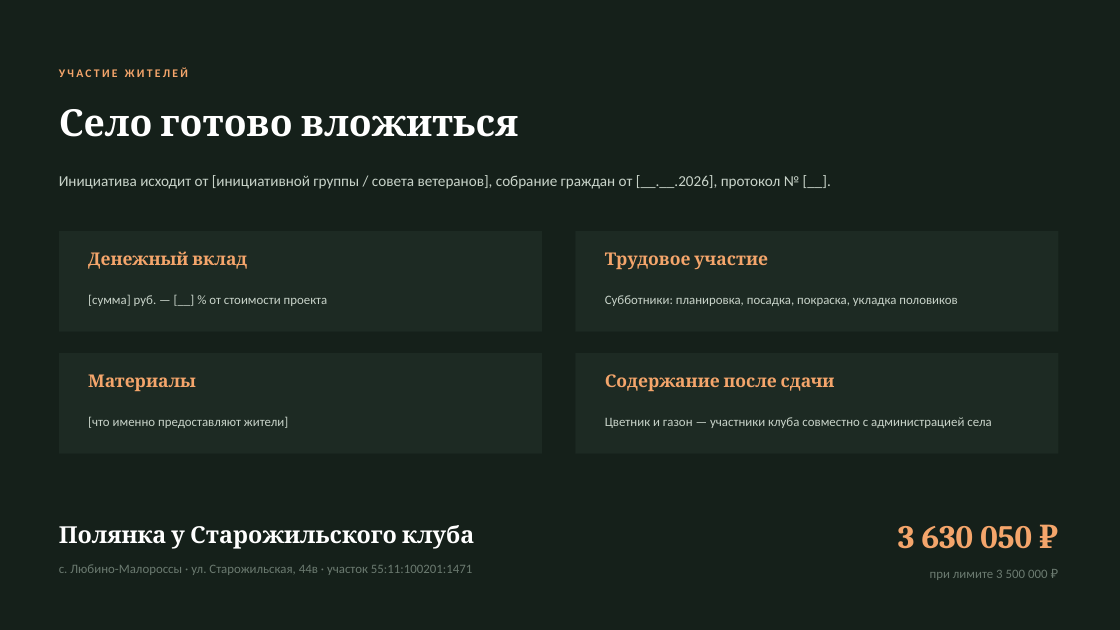
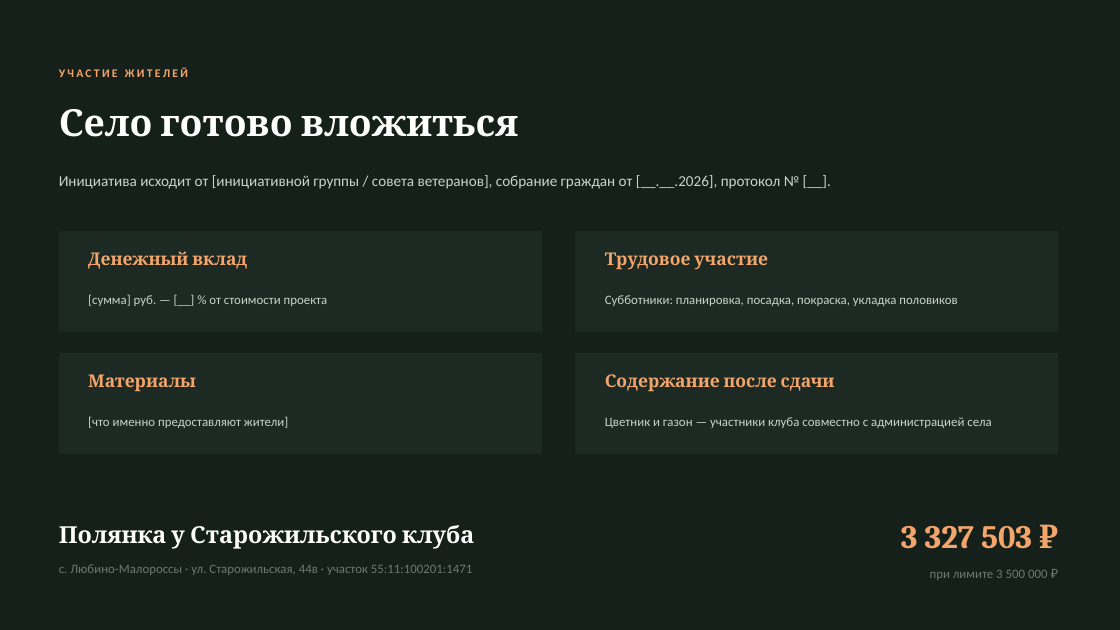
Before and after one commit to hobuchenie11-create/my-project, a slide deck: slide 12 of polyanka-prezentaciya.pptx. Drawn at 1120x630 pixels with LibreOffice and Linux fonts; fonts in the diff are those of the drawing; background and template pictures are left out. Boxes give left, top, right and bottom in pixels: in the first picture for what was removed or moved away, otherwise in the second. Text is boxed around its words. In the diff, an @@ line names an element or a change of style, - is before the commit and + after.

```diff
--- a/polyanka-prezentaciya.pptx
+++ b/polyanka-prezentaciya.pptx
@@ text at box(901, 526, 1032, 549): text changed @@
-3 630 050 ₽
+3 327 503 ₽
```
Also in this commit, not shown: 3 other slides changed, 3 other files.
